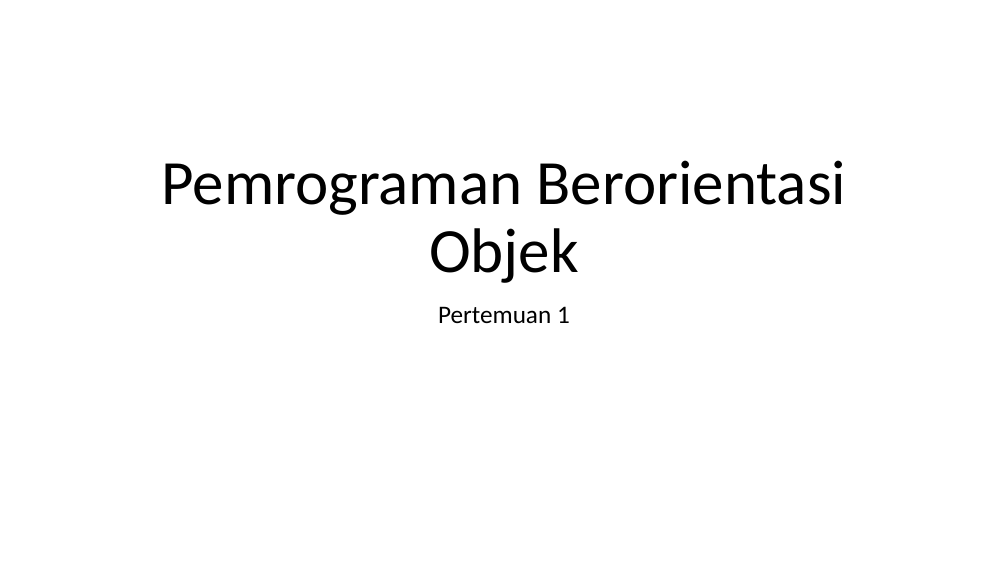
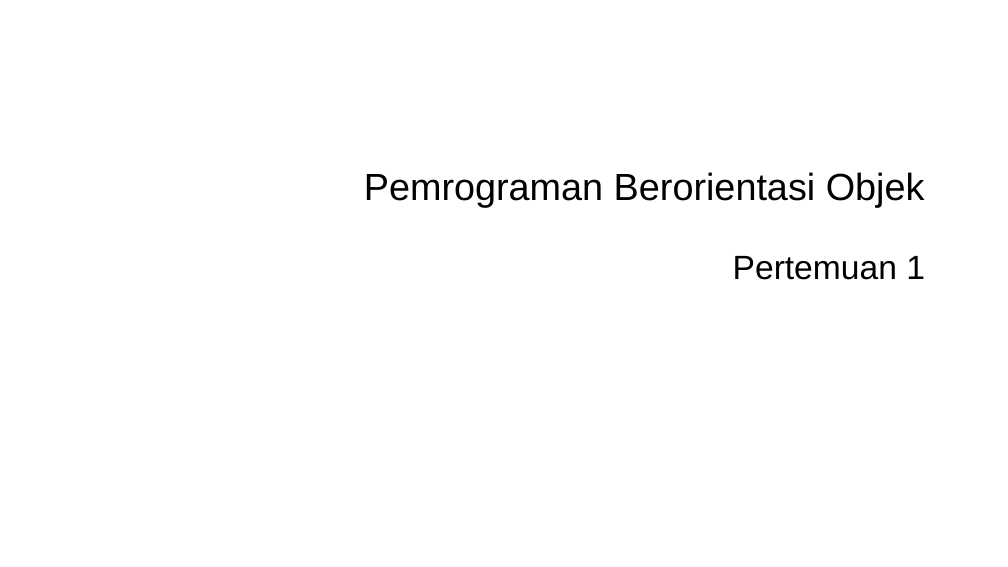
Before and after one commit to ruang-belajar/oop, a slide deck: slide 1 of pptx/pbo-pertemuan-1.pptx. Drawn at 1008x567 pixels with LibreOffice and Linux fonts; fonts in the diff are those of the drawing; background and template pictures are left out. Boxes give left, top, right and bottom in pixels: in the first picture for what was removed or moved away, otherwise in the second. Text is boxed around its words. In the diff, an @@ line names an element or a change of style, - is before the commit and + after.

```diff
--- a/pptx/pbo-pertemuan-1.pptx
+++ b/pptx/pbo-pertemuan-1.pptx
@@ title "Pemrograman Berorientasi Objek": place and size @@
-title "Pemrograman Berorientasi Objek" at bbox=[161, 160, 846, 283]
+title "Pemrograman Berorientasi Objek" at bbox=[364, 172, 925, 207]
@@ title "Pemrograman Berorientasi Objek" at bbox=[364, 172, 925, 207]: size 60 to 36 pt, font Calibri to Arial; alignment centre to right; line spacing 0.9 to 1; vertical alignment bottom to middle @@
@@ subtitle "Pertemuan 1": place and size @@
-subtitle "Pertemuan 1" at bbox=[438, 306, 570, 323]
+subtitle "Pertemuan 1" at bbox=[733, 256, 925, 280]
@@ subtitle "Pertemuan 1" at bbox=[733, 256, 925, 280]: size 24 to 32 pt, font Calibri to Arial; alignment centre to right; line spacing 0.9 to 1; less space between paragraphs @@
```
Also in this commit, not shown: 13 other slides changed, 12 slides added, 14 slides removed, 1 other file.
